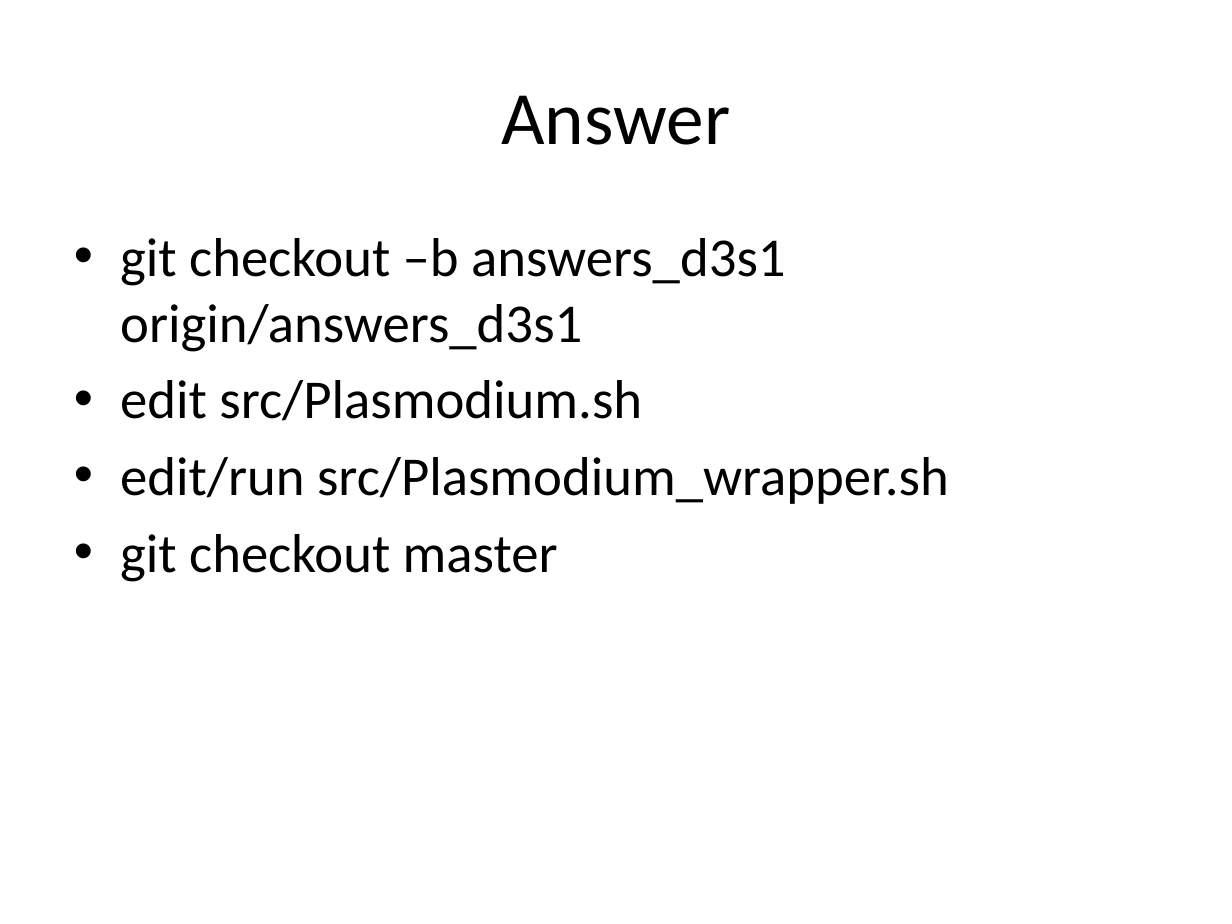
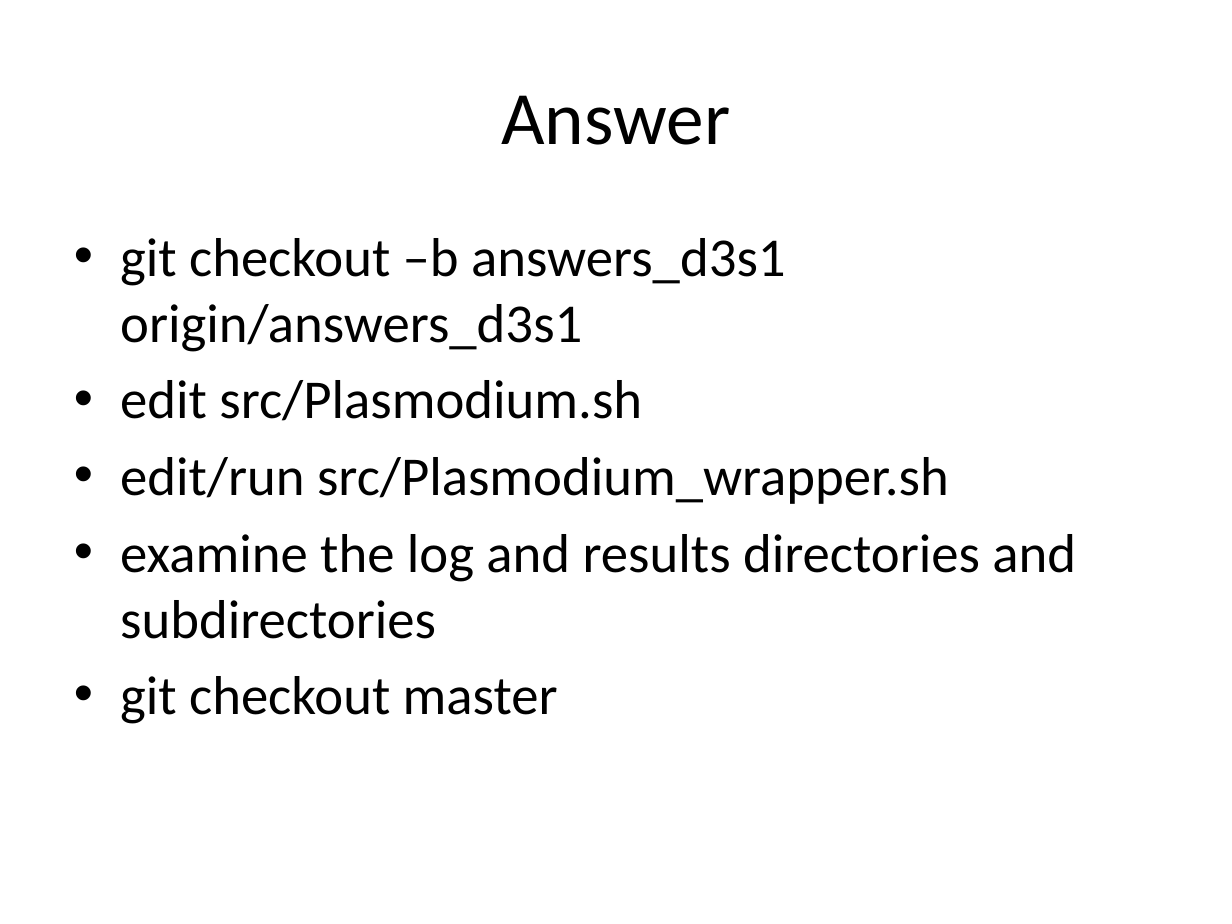
Before and after one commit to rvosa/ngs-workflows, a slide deck: slide 8 of doc/slides/day3/session1/Workflows.pptx. Drawn at 1232x924 pixels with LibreOffice and Linux fonts; fonts in the diff are those of the drawing. Boxes give left, top, right and bottom in pixels: in the first picture for what was removed or moved away, otherwise in the second. Text is boxed around its words. In the diff, an @@ line names an element or a change of style, - is before the commit and + after.

```diff
--- a/doc/slides/day3/session1/Workflows.pptx
+++ b/doc/slides/day3/session1/Workflows.pptx
@@ text at (x1=120, y1=534, x2=1076, y2=639): paragraph added @@
+• examine the log and results directories and subdirectories
```
Also in this commit, not shown: 1 other file.
